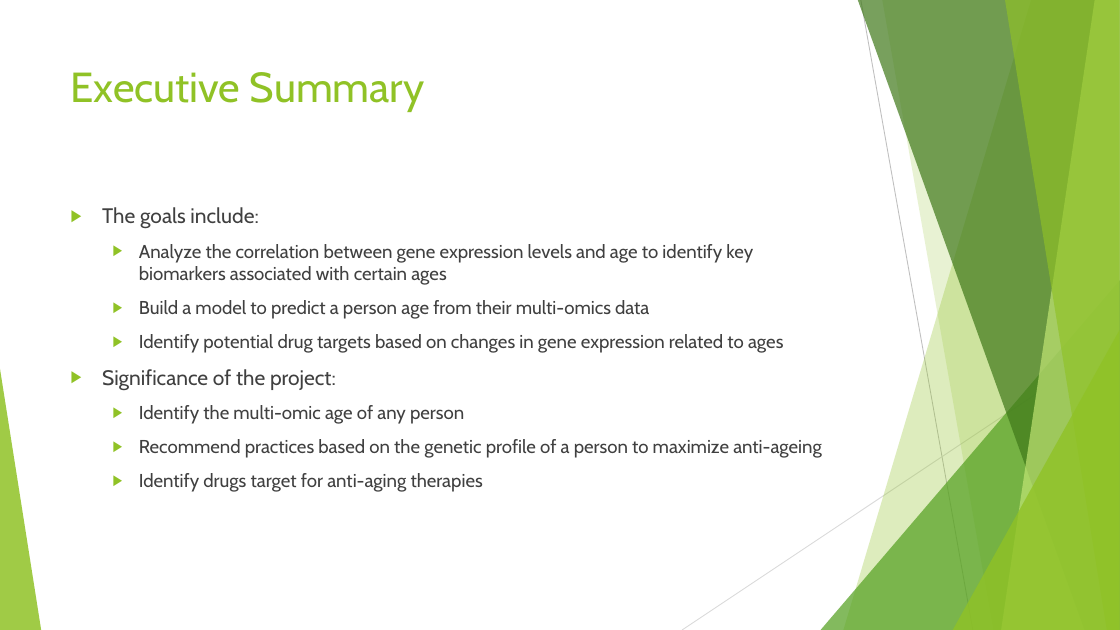
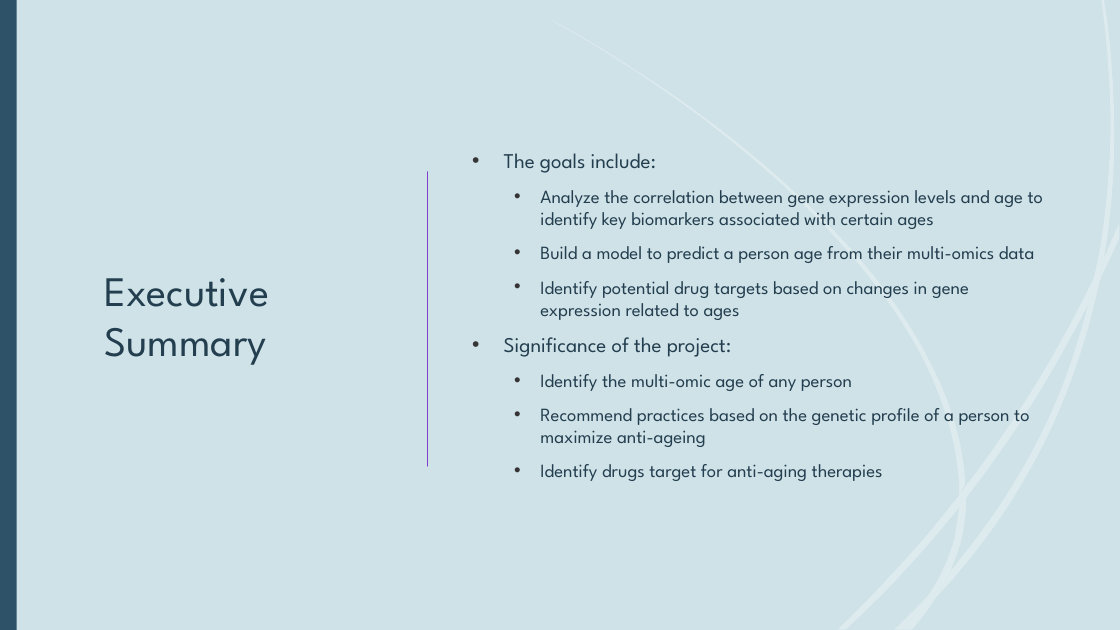
Before and after one commit to phanlinh94/age-prediction-model, a slide deck: slide 3 of Presentation1.pptx. Drawn at 1120x630 pixels with LibreOffice and Linux fonts; fonts in the diff are those of the drawing. Boxes give left, top, right and bottom in pixels: in the first picture for what was removed or moved away, otherwise in the second. Text is boxed around its words. In the diff, an @@ line names an element or a change of style, - is before the commit and + after.

```diff
--- a/Presentation1.pptx
+++ b/Presentation1.pptx
@@ background #FFFFFF to #CFE2E7 @@
@@ rectangle added at (0,0,1120,630), fill #CFE2E7 @@
@@ rectangle added at (0,0,17,630), fill #2E5369 @@
@@ freeform shape added at (0,66,146,112), fill #353535 @@
@@ title "Executive Summary": place and size @@
-title "Executive Summary" at (71,72,425,112)
+title "Executive Summary" at (105,278,269,365)
@@ title "Executive Summary" at (105,278,269,365): font Cabin to League Spartan, text colour #90C226 to #233E4F; vertical alignment top to middle @@
@@ text "The goals include:": place and size @@
-text "The goals include:" at (102,207,822,492)
+text "The goals include:" at (504,153,1043,481)
@@ text "The goals include:" at (504,153,1043,481): font Cabin to League Spartan, text colour #404040 to #233E4F; bullet ▶ to •; bullet colour #90C226 to #353535; vertical alignment top to middle @@
@@ line added from (428, 172) to (428, 466), #7E40CC 1.25 pt @@
@@ group removed at (0,0,1120,630): 5 freeform shapes, 3 triangles, 2 lines @@
@@ group added at (0,237,130,630): 5 freeform shapes @@
@@ group added at (3,0,132,630): 5 freeform shapes @@
@@ group added at (552,0,1120,629): 12 freeform shapes @@
```
Also in this commit, not shown: 9 other slides changed, 2 slides added, 2 other files.
